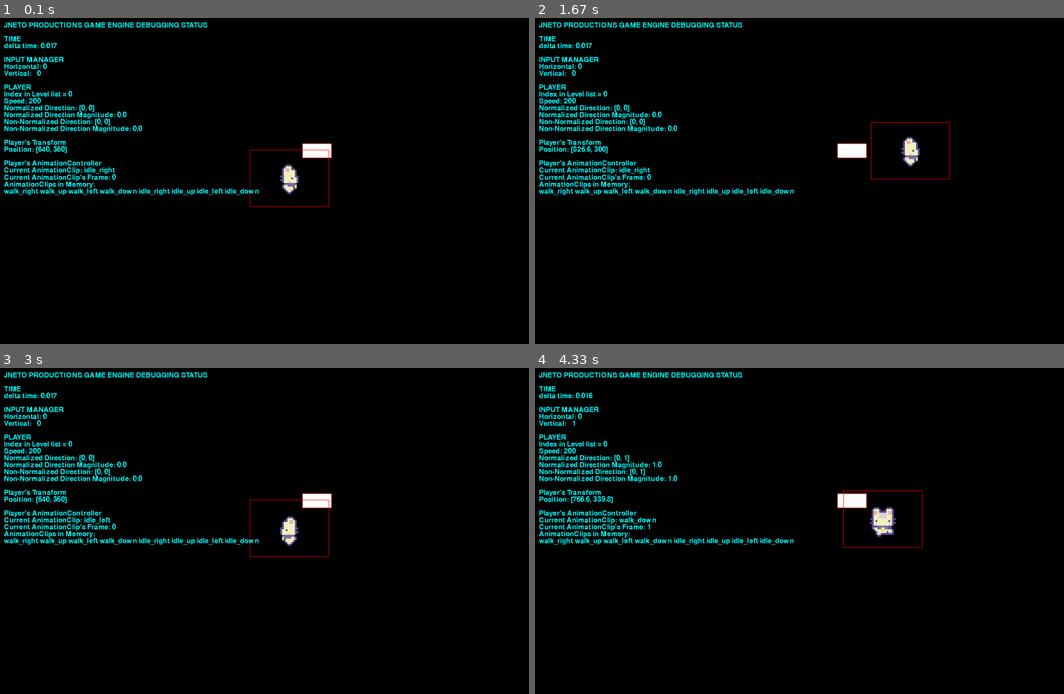
Above: before the commit, frames 1-4 (two rows, left to right).
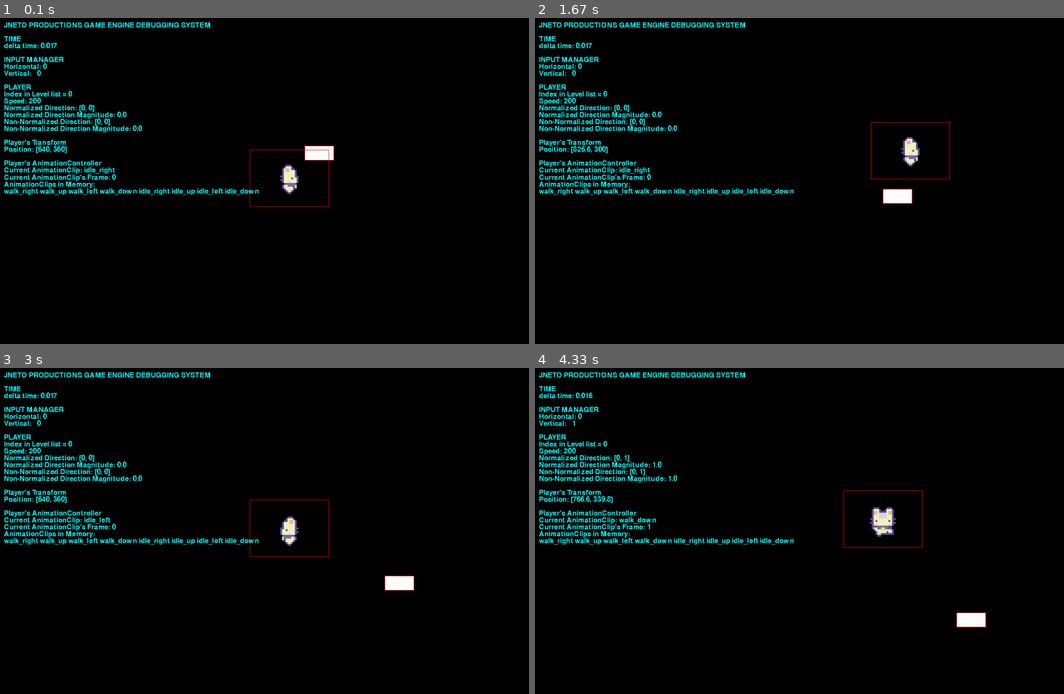
Above: after the commit, the same moments.

Repository: JNetoGH/Pygame-Shop-Game
Game: pygame game, started from game/main.py
The game is run twice, just before and just after one commit, with the same random seed, the same clock (stepped at 60 frames per second) and the same inputs.
Inputs:
- Up to frame 1 (0.1 s): no input
- Up to frame 2 (1.67 s): hold D 0.33-0.8 s; hold W 0.83-1.13 s; hold D 1.17-1.63 s
- Up to frame 3 (3 s): hold A 1.67-2.2 s; hold S 2.23-2.53 s; hold A 2.57-2.97 s
- Up to frame 4 (4.33 s): hold W 3-3.37 s; hold D 3.4-4.03 s; hold S from 4.07 s (still down)

The runs differ from the first frame. In frame 1, 0.2% of the frame differs, in the area x 35-64%, y 1-44%; in frame 2, 0.6%; in frame 3, 0.6%; in frame 4, 0.6%, in the area x 35-86%, y 1-80%.

Commit message:
Bug in Transform.translate fixed

Diff:
--- a/game/_2components/transform/transform.py
+++ b/game/_2components/transform/transform.py
@@ -1,15 +1,14 @@
 import pygame
 from _2components.component_base_class.component import Component
-
+from settings import *
 
 class Transform(Component):
     def __init__(self, game_object_owner):
         super().__init__(game_object_owner)
-        self.position: pygame.math.Vector2 = pygame.math.Vector2(0, 0)
+        self.position: pygame.math.Vector2 = pygame.math.Vector2(HALF_SCREEN_WIDTH, HALF_SCREEN_HEIGHT)
 
     def translate(self, direction: pygame.math.Vector2):
-        new_pos = (self.position.x + direction.x,
-                   self.position.y + direction.y)
+        new_pos = pygame.Vector2(self.position.x + direction.x, self.position.y + direction.y)
         self.move_position(new_pos)
 
     def move_position(self, new_position):
--- a/game/main.py
+++ b/game/main.py
@@ -28,7 +28,7 @@
 
     def print_status(self):
         font = pygame.font.Font('freesansbold.ttf', 15)  # create a text surface object,
-        msgs = "JNETO PRODUCTIONS GAME ENGINE DEBUGGING STATUS\n" + \
+        msgs = "JNETO PRODUCTIONS GAME ENGINE DEBUGGING SYSTEM\n" + \
                "\nTIME\n" + "delta time: " + str(Time.DeltaTime) + "\n" + \
                "\nINPUT MANAGER\n" + InputManager.get_status() + "\n" + \
                "\nPLAYER\n" + self.level.player.get_status()  #  player is 0 in the list of objects as well
--- a/game/player.py
+++ b/game/player.py
@@ -47,9 +47,7 @@
         self.animate()
 
     def animate(self):
-
         isMoving = not(InputManager.Vertical_Axis == 0 and InputManager.Horizontal_Axis == 0)
-
         if isMoving:  # animacoes de cima e baixo tem pioridade sobre as laterais
             if InputManager.Horizontal_Axis == -1:
                 self.animation_controller.set_current_animation("walk_left")
@@ -68,7 +66,6 @@
                 self.animation_controller.set_current_animation("idle_left")
             elif self.animation_controller.current_animation_clip == self.animation_walk_right:
                 self.animation_controller.set_current_animation("idle_right")
-
         self.animation_controller.animate()
 
     def move(self) -> None:
--- a/game/test_obj.py
+++ b/game/test_obj.py
@@ -1,8 +1,15 @@
 import pygame
-
 from _3gameobjs.game_obj import GameObject
+import pygame.math as m
 
 
 class TestObj(GameObject):
     def __init__(self, pos: pygame.math.Vector2, group, level):
         super().__init__(pos, group, level)
+
+    def start(self) -> None:
+        pass
+
+    def tick(self) -> None:
+        increment = pygame.math.Vector2(1, 1)
+        self.transform.translate(increment)
